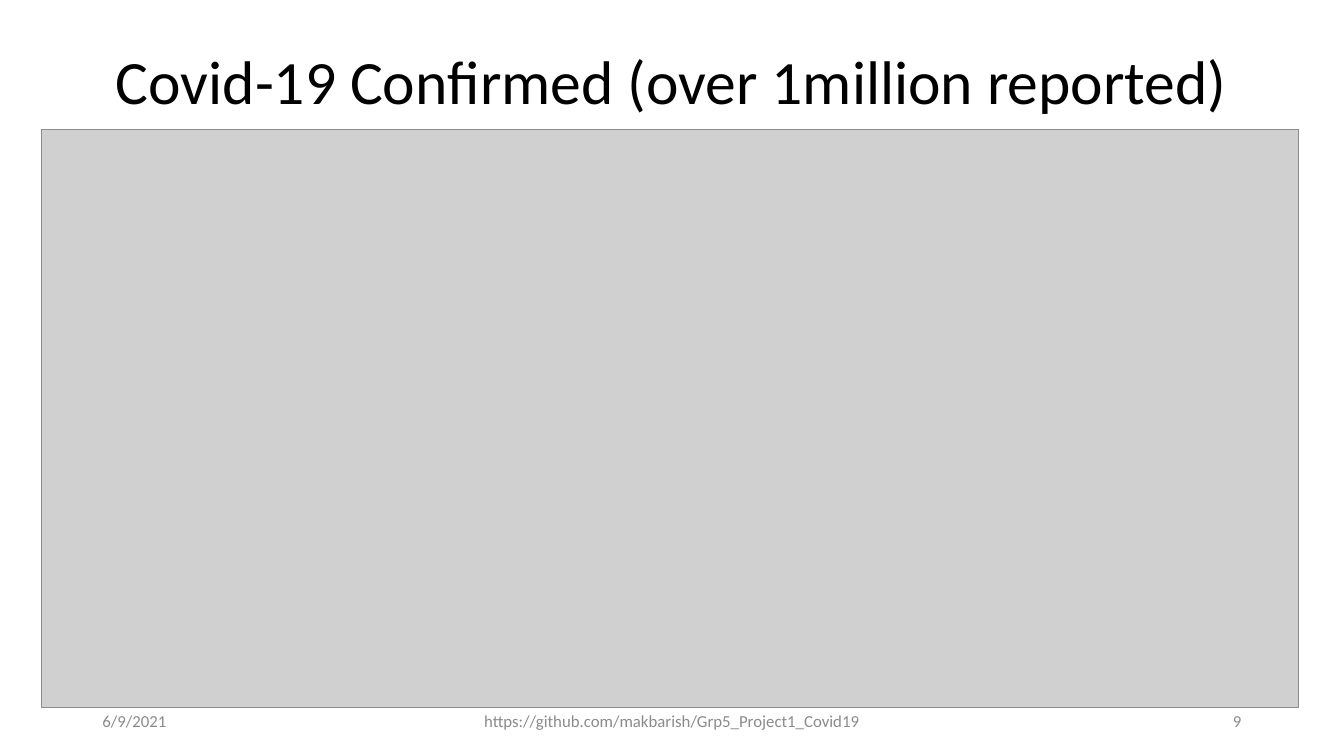
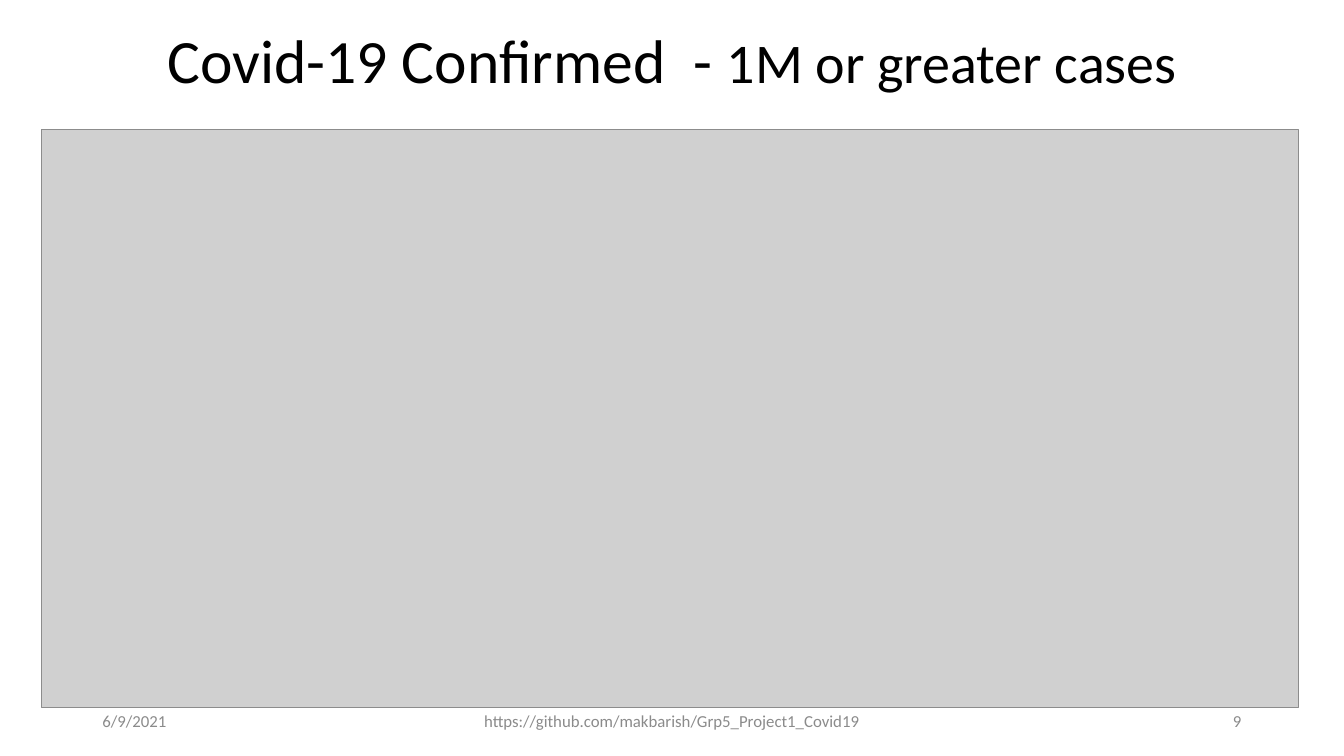
Before and after one commit to makbarish/Grp5_Project1_Covid19, a slide deck: slide 9 of Clay/Novel_Corona_Virus_2019_v2.pptx. Drawn at 1344x756 pixels with LibreOffice and Linux fonts; fonts in the diff are those of the drawing; grey boxes stand for pictures. Boxes give left, top, right and bottom in pixels: in the first picture for what was removed or moved away, otherwise in the second. Text is boxed around its words. In the diff, an @@ line names an element or a change of style, - is before the commit and + after.

```diff
--- a/Clay/Novel_Corona_Virus_2019_v2.pptx
+++ b/Clay/Novel_Corona_Virus_2019_v2.pptx
@@ title at (168,40,1177,93): text changed @@
-Covid-19 Confirmed (over 1million reported)
+Covid-19 Confirmed - 1M or greater cases
```
Also in this commit, not shown: 9 other slides changed, 2 slides added.
